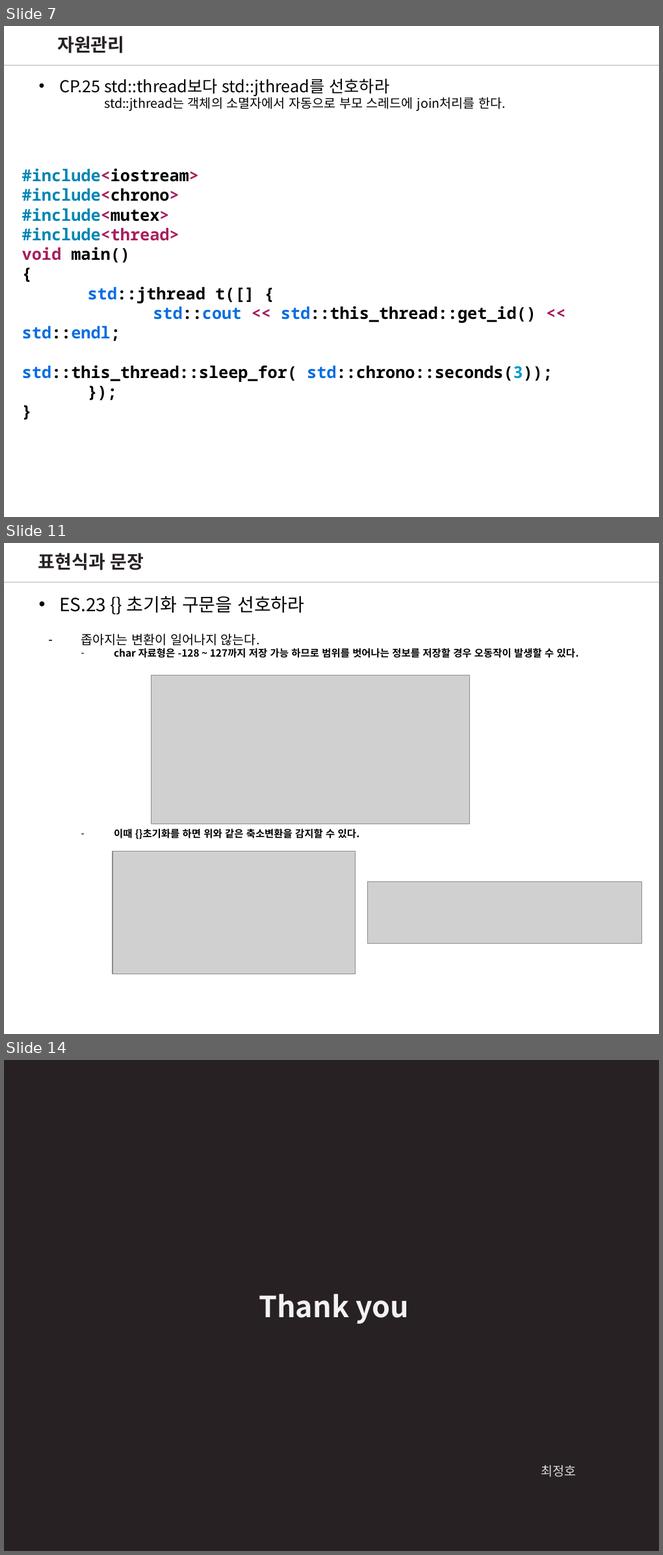
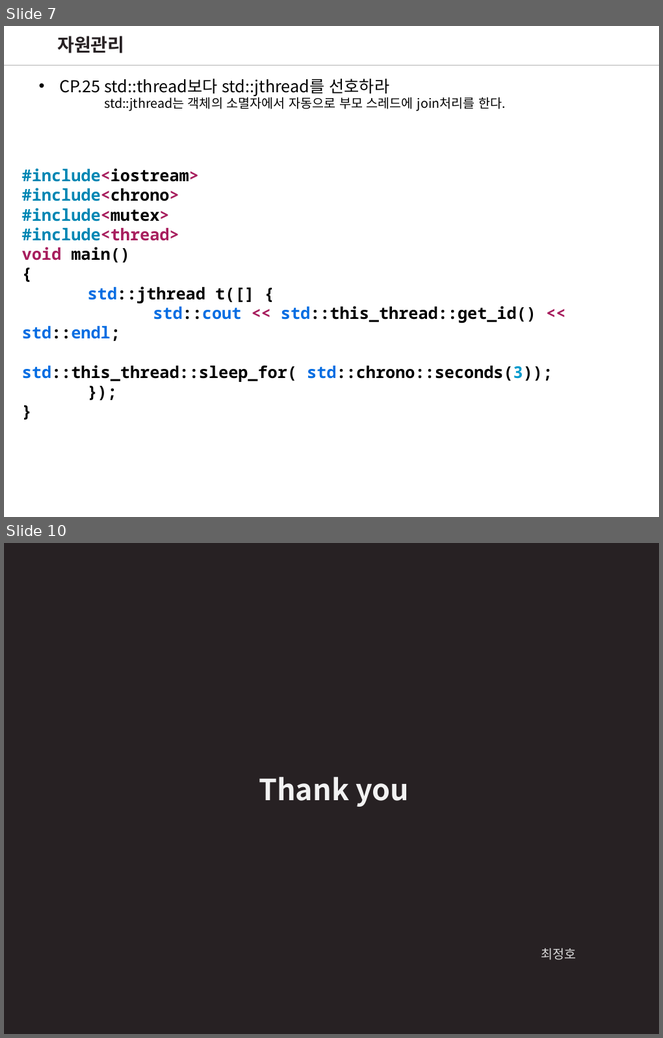
Before and after one commit to wjdgh2910a/CPP_Core_Guidelines_Study, a slide deck: CoreGuideLinesStudy_4.pptx. Shown one above the other, each under a label of ours: slides 7, 11 and 14 before the commit, slides 7 and 10 after it; the slides between them are not shown. The pictures are 663x1555 and 663x1038 pixels, drawn with LibreOffice and Linux fonts; fonts in the diff are those of the drawing; grey boxes stand for pictures. Boxes give left, top, right and bottom in pixels: in the first picture for what was removed or moved away, otherwise in the second. Text is boxed around its words. In the diff, an @@ line names an element or a change of style, - is before the commit and + after.

```diff
--- a/CoreGuideLinesStudy_4.pptx
+++ b/CoreGuideLinesStudy_4.pptx
@@ slide 11 removed at (4, 543, 659, 1034), background #FFFFFF @@
@@ text removed at (38, 553, 144, 570) @@
-표현식과 문장
@@ line removed from (659, 582) to (4, 582) @@
@@ line removed from (659, 582) to (4, 582) @@
@@ text removed at (59, 596, 304, 613) @@
-• ES.23 {} 초기화 구문을 선호하라
@@ text removed at (81, 633, 579, 839) @@
-– 좁아지는 변환이 일어나지 않는다.
-  – char 자료형은 -128 ~ 127까지 저장 가능 하므로 범위를 벗어나는 정보를 저장할 경우 오동작이 발생할 수 있다.
-  – 이때 {}초기화를 하면 위와 같은 축소변환을 감지할 수 있다.
@@ picture removed at (151, 676, 469, 824) @@
@@ picture removed at (113, 851, 355, 974) @@
@@ picture removed at (367, 882, 642, 944) @@
@@ what was slide 14 is now slide 10 @@
```
Also in this commit, not shown: 1 slide changed, 1 slide added, 4 other slides removed.
